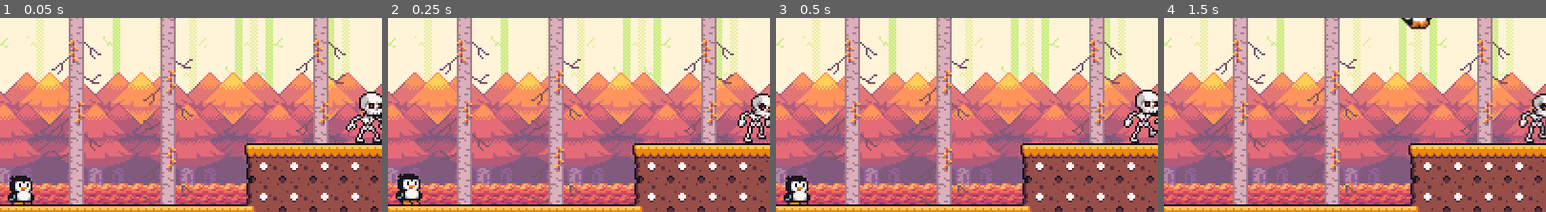
Above: before the commit, frames 1-4 (left to right).
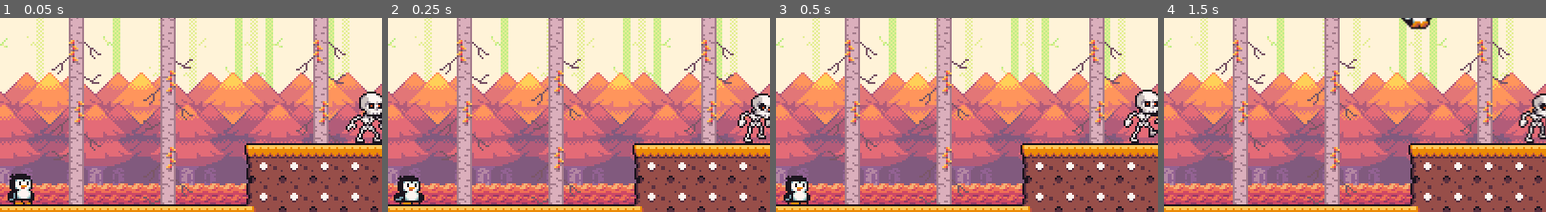
Above: after the commit, the same moments.

Repository: NathanDReis/pinguim
Game: Godot game, scene res://scene/Forest.tscn
The game is run twice, just before and just after one commit, with the same random seed, the same clock (stepped at 60 frames per second) and the same inputs. This scene is started directly instead of the project's main scene.
Inputs:
- Up to frame 1 (0.05 s): no input
- Up to frame 2 (0.25 s): no input
- Up to frame 3 (0.5 s): no input
- Up to frame 4 (1.5 s): hold Down (duck) 0.53-1.28 s; hold D (right) from 0.53 s (still down); tap W (jump) at 0.77, 0.8, 1.07, 1.35 s
The pictures show only the part of the screen within x 0-50%, y 44-94%; the shares and areas given below are measured in that part.

The runs differ from the first frame. In frame 1, 0.4% of the frame differs, in the area x 2-9%, y 80-97%; in frame 2, 0.5%, in the area x 1-10%, y 80-97%; in frame 3, nothing differs; in frame 4, nothing differs.

Commit message:
teste agua

Diff:
--- a/entities/player.tscn
+++ b/entities/player.tscn
@@ -9,6 +9,7 @@
 [ext_resource type="Texture2D" uid="uid://cq688pl8ubi7t" path="res://sprites/Penguin/Jump (16 x 16).png" id="3_rfe5m"]
 [ext_resource type="Texture2D" uid="uid://oe2r2vtong0v" path="res://sprites/Penguin/Lying_On_Ground (16 x 16).png" id="3_tjdhl"]
 [ext_resource type="Texture2D" uid="uid://3tw0nye0j7wu" path="res://sprites/Penguin/Belly_Sliding (16 x 16).png" id="6_6nm46"]
+[ext_resource type="Texture2D" uid="uid://q2fedn86ixqp" path="res://sprites/Penguin/Swimming (16 x 16).png" id="9_x08pd"]
 [ext_resource type="Texture2D" uid="uid://wiicvfjondf6" path="res://sprites/Penguin/Wall_Slide (16x16).png" id="10_tjdhl"]
 
 [sub_resource type="AtlasTexture" id="AtlasTexture_e4p34"]
@@ -47,6 +48,22 @@
 atlas = ExtResource("6_6nm46")
 region = Rect2(32, 0, 16, 16)
 
+[sub_resource type="AtlasTexture" id="AtlasTexture_cicqb"]
+atlas = ExtResource("9_x08pd")
+region = Rect2(0, 0, 16, 16)
+
+[sub_resource type="AtlasTexture" id="AtlasTexture_hj0ki"]
+atlas = ExtResource("9_x08pd")
+region = Rect2(16, 0, 16, 16)
+
+[sub_resource type="AtlasTexture" id="AtlasTexture_fruft"]
+atlas = ExtResource("9_x08pd")
+region = Rect2(32, 0, 16, 16)
+
+[sub_resource type="AtlasTexture" id="AtlasTexture_slxql"]
+atlas = ExtResource("9_x08pd")
+region = Rect2(48, 0, 16, 16)
+
 [sub_resource type="AtlasTexture" id="AtlasTexture_i623q"]
 atlas = ExtResource("3_e4p34")
 region = Rect2(0, 0, 16, 16)
@@ -156,6 +173,29 @@
 }],
 "loop": true,
 "name": &"slide",
+"speed": 5.0
+}, {
+"frames": [{
+"duration": 1.0,
+"texture": SubResource("AtlasTexture_cicqb")
+}, {
+"duration": 1.0,
+"texture": SubResource("AtlasTexture_hj0ki")
+}, {
+"duration": 1.0,
+"texture": SubResource("AtlasTexture_fruft")
+}, {
+"duration": 1.0,
+"texture": SubResource("AtlasTexture_slxql")
+}, {
+"duration": 1.0,
+"texture": SubResource("AtlasTexture_fruft")
+}, {
+"duration": 1.0,
+"texture": SubResource("AtlasTexture_hj0ki")
+}],
+"loop": true,
+"name": &"swimming",
 "speed": 5.0
 }, {
 "frames": [{
@@ -215,7 +255,8 @@
 
 [node name="AnimatedSprite2D" type="AnimatedSprite2D" parent="."]
 sprite_frames = SubResource("SpriteFrames_i623q")
-animation = &"fall"
+animation = &"idle"
+frame_progress = 0.5703774
 
 [node name="CollisionShape2D" type="CollisionShape2D" parent="."]
 visible = false
@@ -223,7 +264,7 @@
 
 [node name="Hitbox" type="Area2D" parent="."]
 collision_layer = 2
-collision_mask = 20
+collision_mask = 52
 
 [node name="CollisionShape2D" type="CollisionShape2D" parent="Hitbox"]
 shape = SubResource("RectangleShape2D_6nm46")
--- a/project.godot
+++ b/project.godot
@@ -27,6 +27,7 @@
 Player=""
 Enemies=""
 LethalArea=""
+Water=""
 
 [input]
 
@@ -63,6 +64,7 @@
 2d_physics/layer_3="enemies"
 2d_physics/layer_4="level_end"
 2d_physics/layer_5="lethal_area"
+2d_physics/layer_6="water"
 
 [rendering]
 
--- a/scene/Tropic.tscn
+++ b/scene/Tropic.tscn
@@ -1,6 +1,6 @@
-[gd_scene load_steps=19 format=4 uid="uid://b6fwn4l5jq0af"]
+[gd_scene load_steps=17 format=4 uid="uid://b6fwn4l5jq0af"]
 
-[ext_resource type="Texture2D" uid="uid://jss1imnxv72q" path="res://sprites/Seasonal Tilesets/5 - Misc. universal tiles/Water_frames (16 x 32).png" id="1_g3ugy"]
+[ext_resource type="TileSet" uid="uid://dhp23g4xrn1jd" path="res://tiles/underwater.tres" id="1_7ws5e"]
 [ext_resource type="PackedScene" uid="uid://bdy6ipw5nsq48" path="res://entities/player.tscn" id="1_t58hx"]
 [ext_resource type="TileSet" uid="uid://c6t4xbkbx5lqb" path="res://tiles/terrain.tres" id="2_n5fd1"]
 [ext_resource type="TileSet" uid="uid://bri0ks21nb63d" path="res://tiles/decoration.tres" id="3_n5fd1"]
@@ -13,18 +13,6 @@
 [ext_resource type="PackedScene" uid="uid://c530ni2kitqqi" path="res://entities/camera.tscn" id="9_fhjm6"]
 [ext_resource type="PackedScene" uid="uid://br5nowl374oyy" path="res://entities/level_end.tscn" id="10_3v6kk"]
 [ext_resource type="PackedScene" uid="uid://fxsf7b4jyno5" path="res://entities/skeleton.tscn" id="11_qqxpe"]
-
-[sub_resource type="TileSetAtlasSource" id="TileSetAtlasSource_7ws5e"]
-texture = ExtResource("1_g3ugy")
-0:0/animation_frame_0/duration = 0.3
-0:0/animation_frame_1/duration = 0.3
-0:0/0 = 0
-0:1/animation_frame_0/duration = 0.3
-0:1/animation_frame_1/duration = 0.3
-0:1/0 = 0
-
-[sub_resource type="TileSet" id="TileSet_rtwj5"]
-sources/0 = SubResource("TileSetAtlasSource_7ws5e")
 
 [sub_resource type="SpriteFrames" id="SpriteFrames_7ws5e"]
 animations = [{
@@ -50,10 +38,10 @@
 
 [node name="TileMaps" type="Node" parent="."]
 
-[node name="UnderWater" type="TileMapLayer" parent="TileMaps"]
+[node name="UnderWater" type="TileMapLayer" parent="TileMaps" groups=["Water"]]
 z_index = -1
 tile_map_data = PackedByteArray("AAAAAAsAAAAAAAAAAAABAAsAAAAAAAAAAAACAAsAAAAAAAAAAAADAAsAAAAAAAAAAAAEAAsAAAAAAAAAAAAFAA …(14032 unchanged characters)…
-tile_set = SubResource("TileSet_rtwj5")
+tile_set = ExtResource("1_7ws5e")
 
 [node name="Terrain" type="TileMapLayer" parent="TileMaps"]
 tile_map_data = PackedByteArray("AAAAAAsAAgAFAAMAAAABAAsAAgACAAMAAAACAAsAAgAHAAMAAAAGAAsAAgABAAMAAAAHAAsAAgACAAMAAAAIAA …(10512 unchanged characters)…
--- a/scripts/player.gd
+++ b/scripts/player.gd
@@ -5,6 +5,7 @@
 	walk,
 	jump,
 	wall,
+	swimming,
 	fall,
 	duck,
 	slide,
@@ -43,6 +44,8 @@
 			jump_state(delta)
 		PlayerState.wall:
 			wall_state(delta)
+		PlayerState.swimming:
+			swimming_state(delta)
 		PlayerState.walk:
 			walk_state(delta)
 		PlayerState.duck:
@@ -75,6 +78,10 @@
 	velocity = Vector2.ZERO
 	jump_count = 0
 
+func go_to_swimming_state():
+	status = PlayerState.swimming
+	animated.play("swimming")
+
 func go_to_fall_state():
 	status = PlayerState.fall
 	animated.play("fall")
@@ -176,6 +183,20 @@
 		go_to_jump_state()
 		return
 
+func swimming_state(delta: float):
+	update_direction()
+
+	if direction:
+		velocity.x = move_toward(velocity.x, 100 * direction, 200 * delta)
+	else:
+		velocity.x = move_toward(velocity.x, 0, 200 * delta)
+
+	var vertical_direction = Input.get_axis("jump", "duck")
+	if vertical_direction:
+		velocity.y = move_toward(velocity.y,  100 * vertical_direction, 200 * delta)
+	else:
+		velocity.y = move_toward(velocity.y,  0, 200 * delta)
+
 func walk_state(delta: float):
 	apply_gravity(delta)
 	move(delta)
@@ -267,6 +288,10 @@
 		go_to_hurt_state()
 		return
 
+	if body.is_in_group("Water"):
+		go_to_swimming_state()
+		return
+
 func hit_enemy(area: Area2D):
 	if velocity.y > 0:
 		area.get_parent().take_damage()
--- /dev/null
+++ b/tiles/underwater.tres
@@ -0,0 +1,18 @@
+[gd_resource type="TileSet" load_steps=3 format=3 uid="uid://dhp23g4xrn1jd"]
+
+[ext_resource type="Texture2D" uid="uid://jss1imnxv72q" path="res://sprites/Seasonal Tilesets/5 - Misc. universal tiles/Water_frames (16 x 32).png" id="1_5y656"]
+
+[sub_resource type="TileSetAtlasSource" id="TileSetAtlasSource_7ws5e"]
+texture = ExtResource("1_5y656")
+0:0/animation_frame_0/duration = 0.3
+0:0/animation_frame_1/duration = 0.3
+0:0/0 = 0
+0:1/animation_frame_0/duration = 0.3
+0:1/animation_frame_1/duration = 0.3
+0:1/0 = 0
+0:1/0/physics_layer_0/polygon_0/points = PackedVector2Array(-8, -8, 8, -8, 8, 8, -8, 8)
+
+[resource]
+physics_layer_0/collision_layer = 32
+physics_layer_0/collision_mask = 2
+sources/0 = SubResource("TileSetAtlasSource_7ws5e")
Not shown: 1 places in entities/player.tscn that only renumber resources
